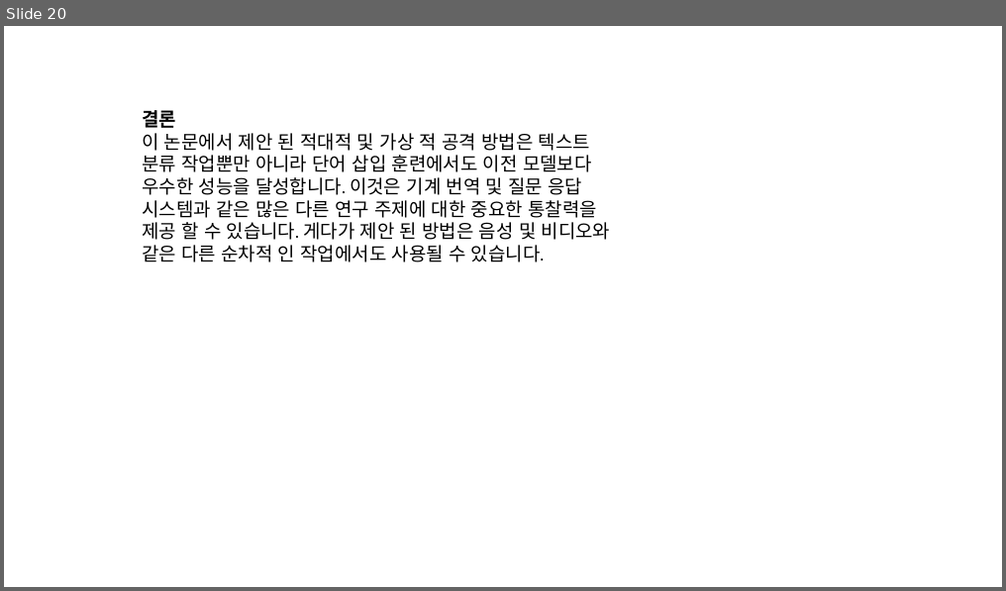
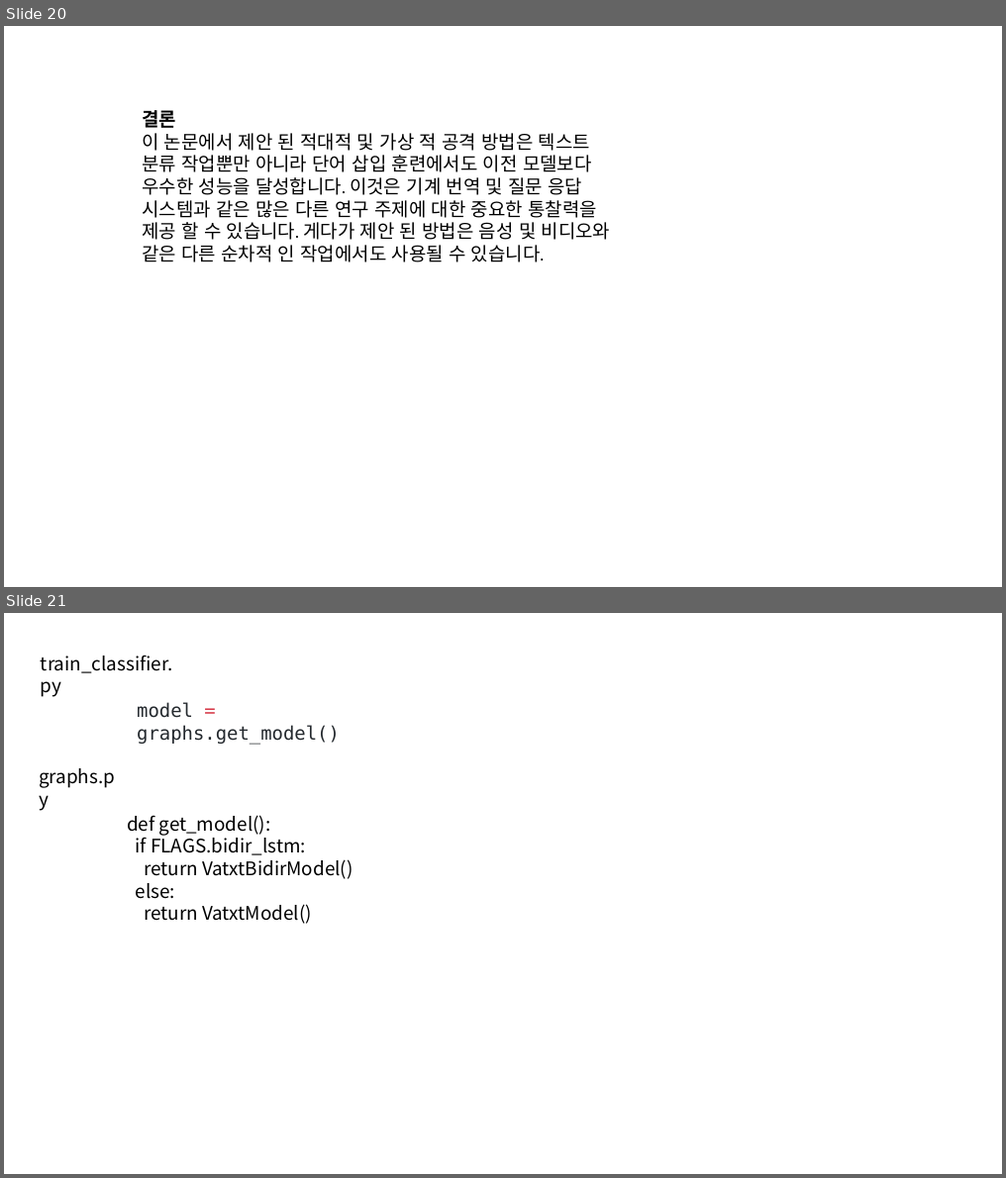
Before and after one commit to modudeepnlp/code_implementation, a slide deck: resources/slide/Adversarial Training Methods For Semi-Supervised Text Classification_20190311_ChangWookJun.pptx. Shown one above the other, each under a label of ours: slide 20 before the commit, slides 20 and 21 after it. The pictures are 1006x591 and 1006x1178 pixels, drawn with LibreOffice and Linux fonts; fonts in the diff are those of the drawing. Boxes give left, top, right and bottom in pixels: in the first picture for what was removed or moved away, otherwise in the second. Text is boxed around its words. In the diff, an @@ line names an element or a change of style, - is before the commit and + after.

```diff
--- a/resources/slide/Adversarial Training Methods For Semi-Supervised Text Classification_20190311_ChangWookJun.pptx
+++ b/resources/slide/Adversarial Training Methods For Semi-Supervised Text Classification_20190311_ChangWookJun.pptx
@@ slide 21 added at [4, 613, 1002, 1174], background #FFFFFF @@
@@ text added at [41, 655, 173, 697], 18 pt, text #000000 @@
+train_classifier.py
@@ text added at [137, 702, 340, 745], 18 pt, text #24292E @@
+model = graphs.get_model()
@@ text added at [39, 768, 115, 788], 18 pt, text #000000 @@
+graphs.py
@@ text added at [127, 815, 353, 924], 18 pt, text #000000 @@
+def get_model():
+if FLAGS.bidir_lstm:
+return VatxtBidirModel()
+else:
+return VatxtModel()
```
Also in this commit, not shown: 10 slides changed, 6 other slides added.
